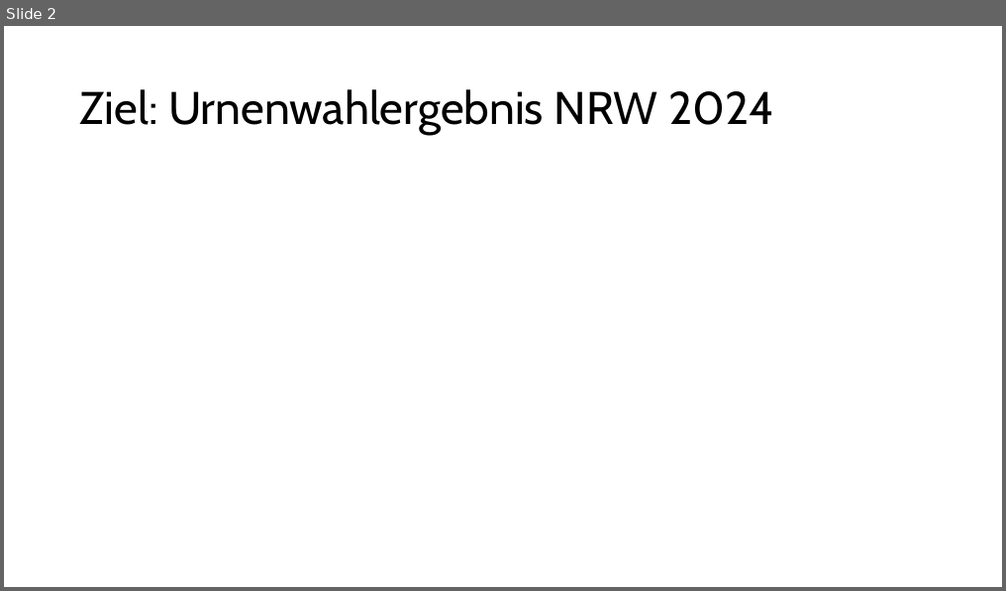
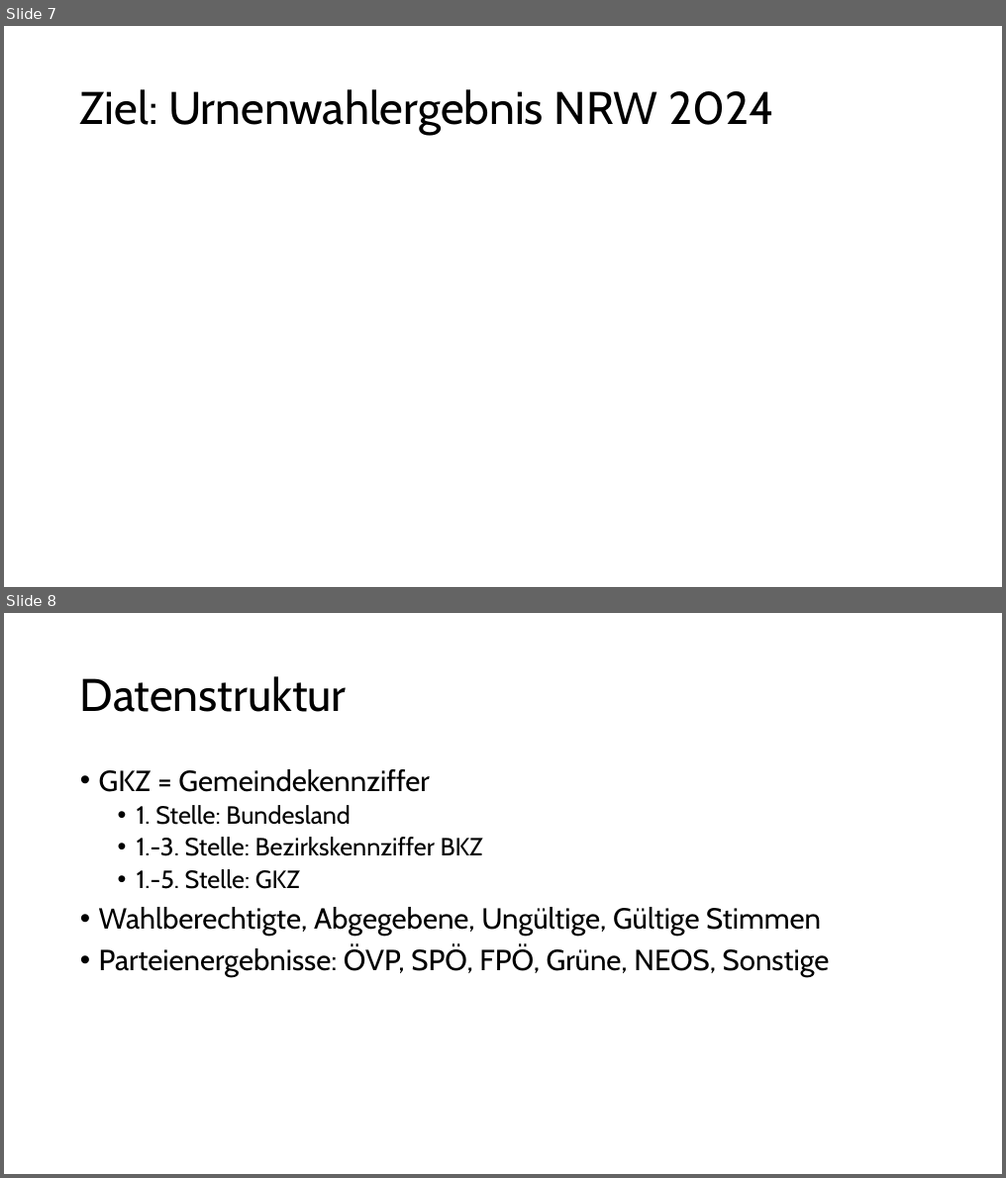
Before and after one commit to ClaraHimmelbauer/hirschwang-hochrechnung, a slide deck: report/presentation.pptx. Shown one above the other, each under a label of ours: slide 2 before the commit, slides 7 and 8 after it. The pictures are 1006x591 and 1006x1178 pixels, drawn with LibreOffice and Linux fonts; fonts in the diff are those of the drawing. Boxes give left, top, right and bottom in pixels: in the first picture for what was removed or moved away, otherwise in the second. Text is boxed around its words. In the diff, an @@ line names an element or a change of style, - is before the commit and + after.

```diff
--- a/report/presentation.pptx
+++ b/report/presentation.pptx
@@ slide 8 added at (4,613,1002,1174), background #FFFFFF @@
@@ title added at (80,676,347,712), 44 pt, text #000000 @@
+Datenstruktur
@@ text added at (99,769,830,978), 28 pt, text #000000 @@
+• GKZ = Gemeindekennziffer
+  • 1. Stelle: Bundesland
+  • 1.-3. Stelle: Bezirkskennziffer BKZ
+  • 1.-5. Stelle: GKZ
+• Wahlberechtigte, Abgegebene, Ungültige, Gültige Stimmen
+• Parteienergebnisse: ÖVP, SPÖ, FPÖ, Grüne, NEOS, Sonstige
@@ what was slide 2 is now slide 7 @@
```
Also in this commit, not shown: 6 other slides added, 1 slide removed, 10 other files.
